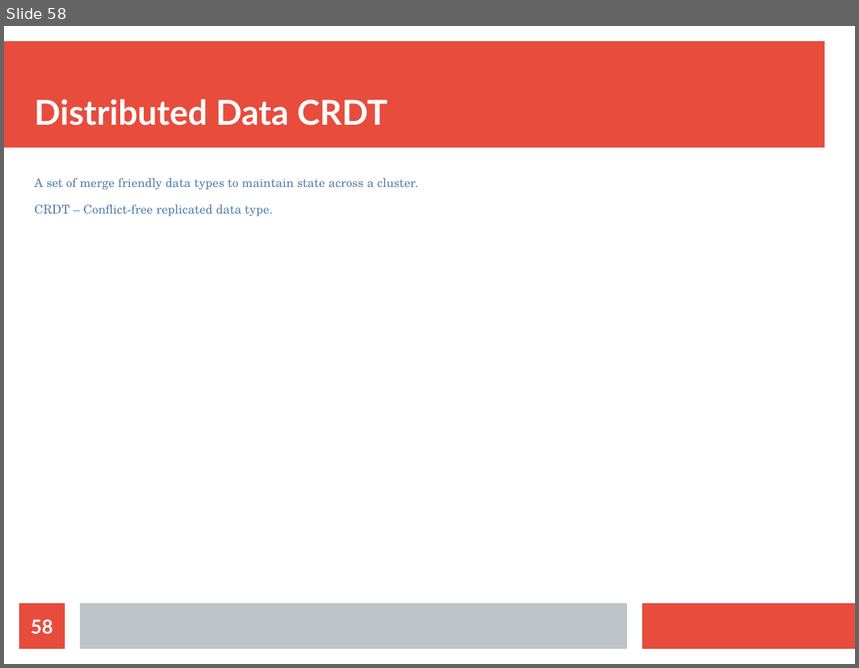
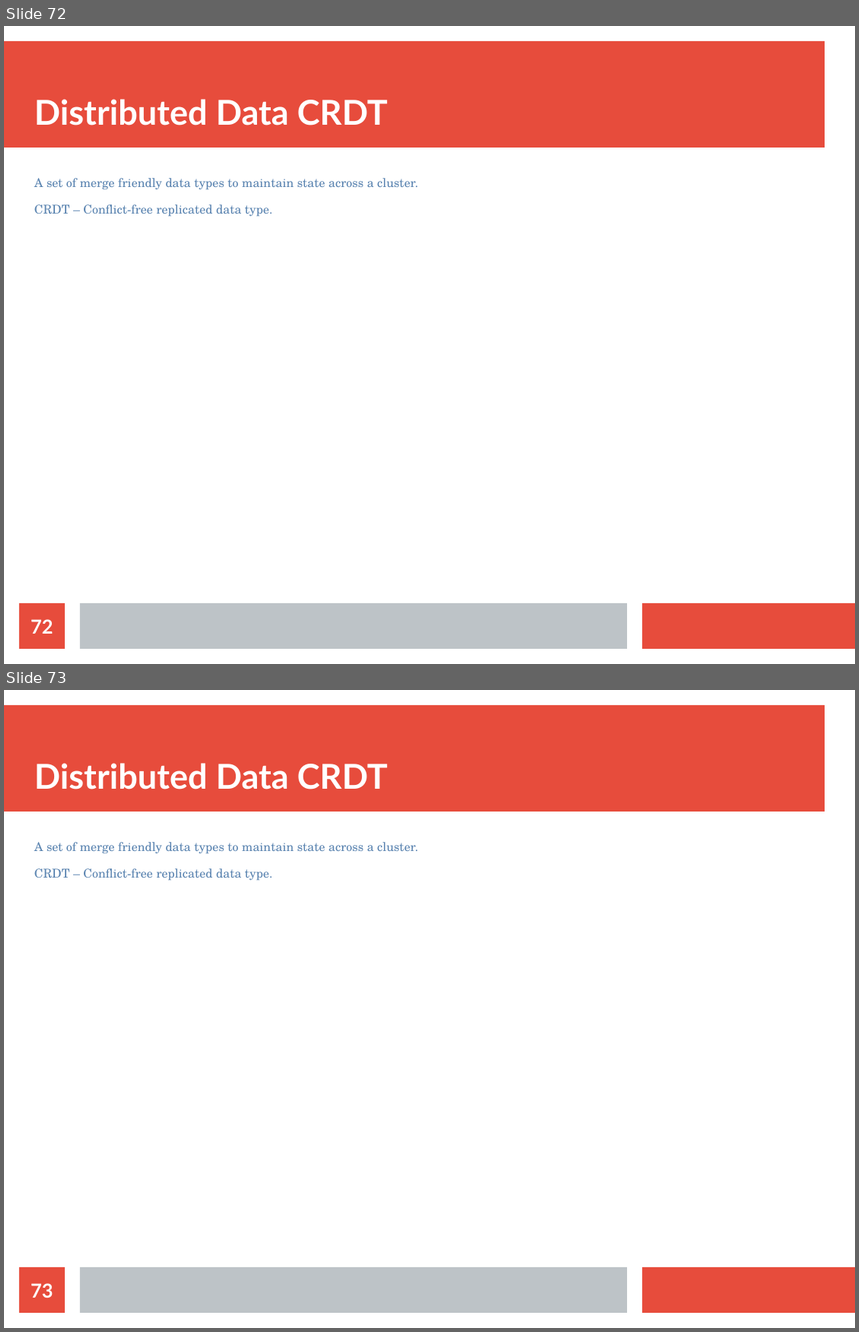
Before and after one commit to bytemania/akka-java-cluster, a slide deck: src/main/resources/res/presentation.odp. Shown one above the other, each under a label of ours: slide 58 before the commit, slides 72 and 73 after it. The pictures are 859x668 and 859x1332 pixels, drawn with LibreOffice and Linux fonts; fonts in the diff are those of the drawing. Boxes give left, top, right and bottom in pixels: in the first picture for what was removed or moved away, otherwise in the second. Text is boxed around its words. In the diff, an @@ line names an element or a change of style, - is before the commit and + after.

```diff
--- a/src/main/resources/res/presentation.odp
+++ b/src/main/resources/res/presentation.odp
@@ slide 73 added at (x1=4, y1=690, x2=855, y2=1328), background #FFFFFF; not listed: 3 template elements that a slide beside it also shows @@
@@ title added at (x1=34, y1=763, x2=388, y2=790), 32 pt, text #FFFFFF, bold @@
+Distributed Data CRDT
@@ text added at (x1=34, y1=842, x2=418, y2=881), 11.4 pt, text #5983B0 @@
+A set of merge friendly data types to maintain state across a cluster.
+CRDT – Conflict-free replicated data type.
@@ page number added at (x1=19, y1=1268, x2=65, y2=1313), fill #E74C3C, 18 pt, text #FFFFFF, bold @@
+73
@@ what was slide 58 is now slide 72 @@
@@ page number at (x1=31, y1=620, x2=53, y2=634): text changed @@
-58
+72
```
Also in this commit, not shown: 5 slides changed, 14 other slides added.
